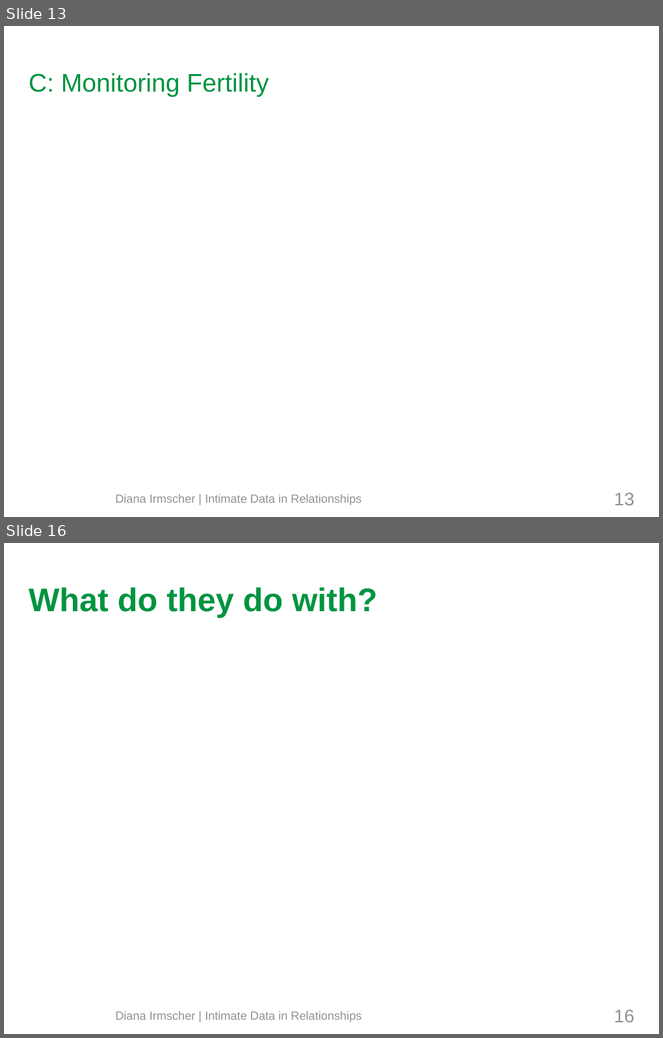
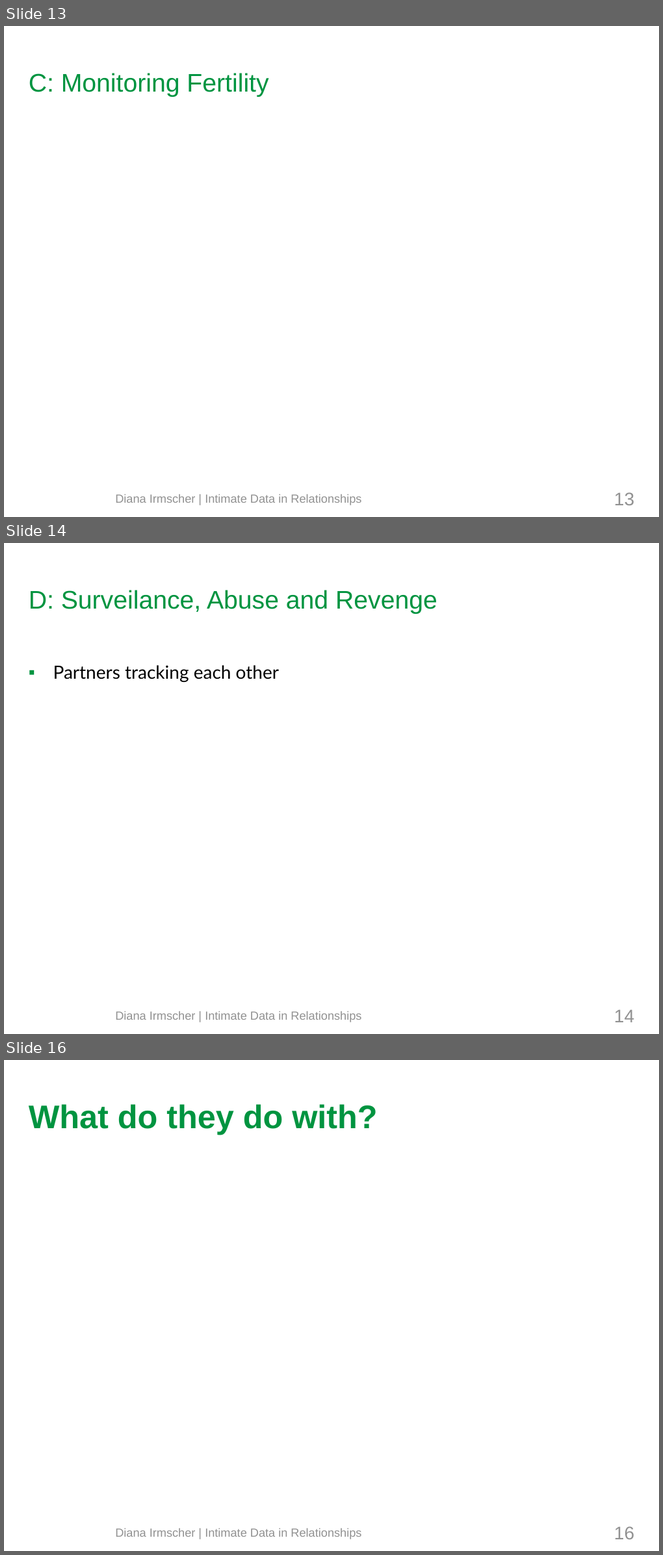
Before and after one commit to mieztatz/advanced_seminar_media_informatics, a slide deck: slides/final_presentation_irmscher.odp. Shown one above the other, each under a label of ours: slides 13 and 16 before the commit, slides 13, 14 and 16 after it; the slides between them are not shown. The pictures are 663x1038 and 663x1555 pixels, drawn with LibreOffice and Linux fonts; fonts in the diff are those of the drawing; background and template pictures are left out. Boxes give left, top, right and bottom in pixels: in the first picture for what was removed or moved away, otherwise in the second. Text is boxed around its words. In the diff, an @@ line names an element or a change of style, - is before the commit and + after.

```diff
--- a/slides/final_presentation_irmscher.odp
+++ b/slides/final_presentation_irmscher.odp
@@ slide 14 added at (x1=4, y1=543, x2=659, y2=1034), background #FFFFFF @@
@@ title added at (x1=29, y1=590, x2=438, y2=614), 28 pt, text #009440 @@
+D: Surveilance, Abuse and Revenge
@@ text added at (x1=53, y1=665, x2=279, y2=682), 20 pt, text #000000 @@
+▪ Partners tracking each other
@@ page number added at (x1=614, y1=1010, x2=634, y2=1023), 20 pt, text #919191 @@
+14
@@ text added at (x1=115, y1=1012, x2=362, y2=1023), 13 pt, text #919191 @@
+Diana Irmscher | Intimate Data in Relationships
```
Also in this commit, not shown: 3 other slides added, 1 other file.
